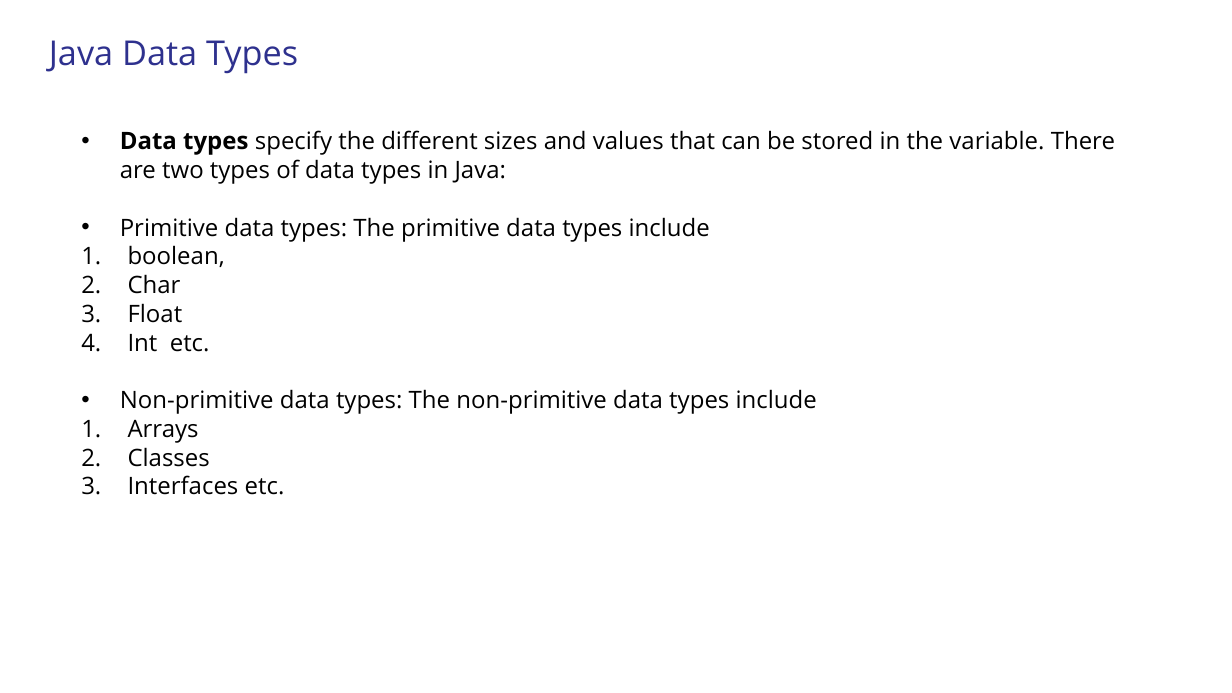
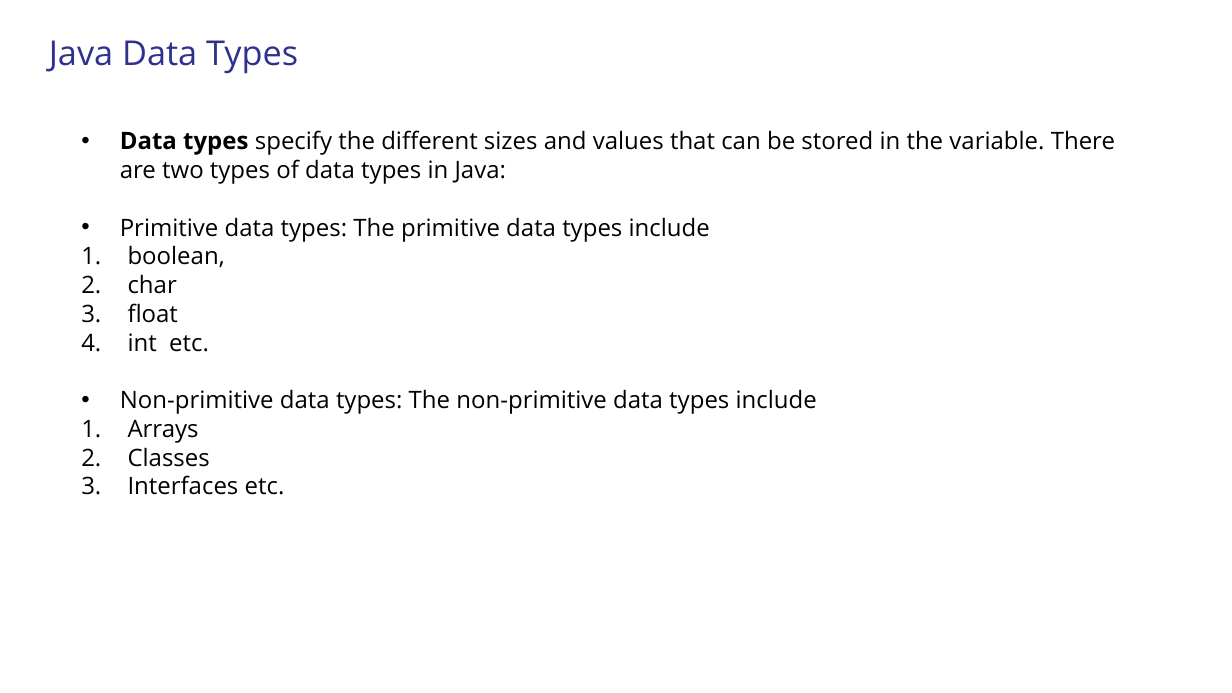
Before and after one commit to mickknutson/SITE_BOOTCAMP_QA, a slide deck: slide 10 of DOCUMENTS/JAVA/Java Fundamentals Slides - Final.pptx. Drawn at 1232x693 pixels with LibreOffice and Linux fonts; fonts in the diff are those of the drawing; background and template pictures are left out. Boxes give left, top, right and bottom in pixels: in the first picture for what was removed or moved away, otherwise in the second. Text is boxed around its words. In the diff, an @@ line names an element or a change of style, - is before the commit and + after.

```diff
--- a/DOCUMENTS/JAVA/Java Fundamentals Slides - Final.pptx
+++ b/DOCUMENTS/JAVA/Java Fundamentals Slides - Final.pptx
@@ text at [128,274,209,352]: text changed @@
-2. Char
-3. Float
-4. Int etc.
+2. char
+3. float
+4. int etc.
```
Also in this commit, not shown: 6 other files.
